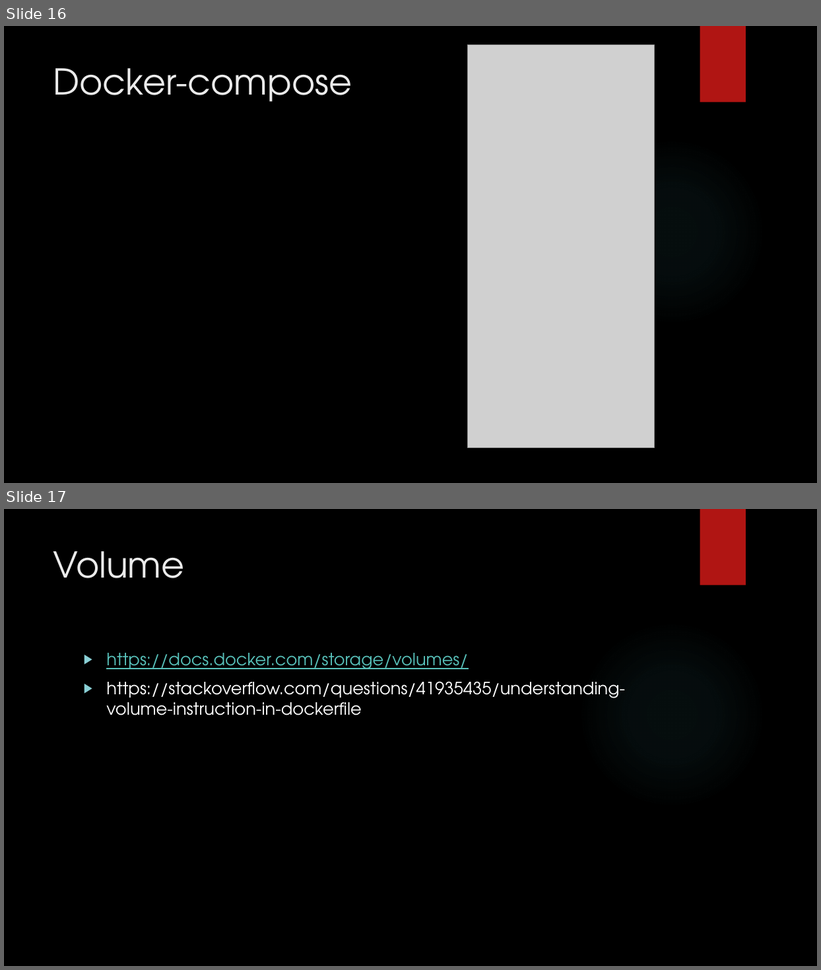
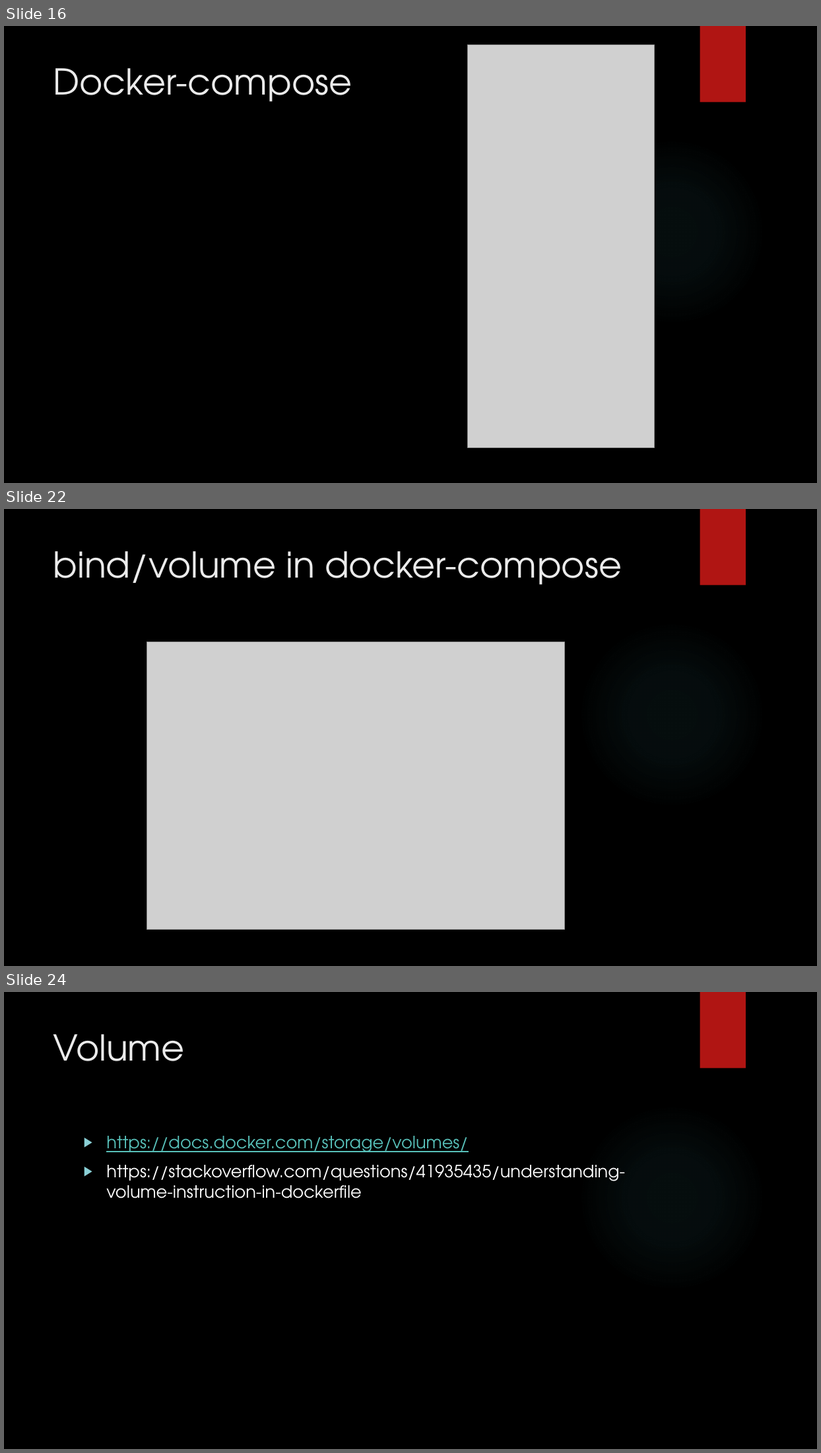
Before and after one commit to summy00/dockerfile_sample, a slide deck: docs/Docker Presentation.pptx. Shown one above the other, each under a label of ours: slides 16 and 17 before the commit, slides 16, 22 and 24 after it; the slides between them are not shown. The pictures are 821x970 and 821x1453 pixels, drawn with LibreOffice and Linux fonts; fonts in the diff are those of the drawing; grey boxes stand for pictures; background and template pictures are left out. Boxes give left, top, right and bottom in pixels: in the first picture for what was removed or moved away, otherwise in the second. Text is boxed around its words. In the diff, an @@ line names an element or a change of style, - is before the commit and + after.

Commit message:
update volume

```diff
--- a/docs/Docker Presentation.pptx
+++ b/docs/Docker Presentation.pptx
@@ slide 22 added at [4, 509, 817, 966], background picture (left out); not listed: 2 template elements that a slide beside it also shows @@
@@ title added at [54, 551, 622, 585], 42 pt, text #EBEBEB @@
+bind/volume in docker-compose
@@ picture added at [147, 642, 564, 930] @@
@@ what was slide 17 is now slide 24 @@
```
Also in this commit, not shown: 1 slide changed, 6 other slides added, 1 other file.
